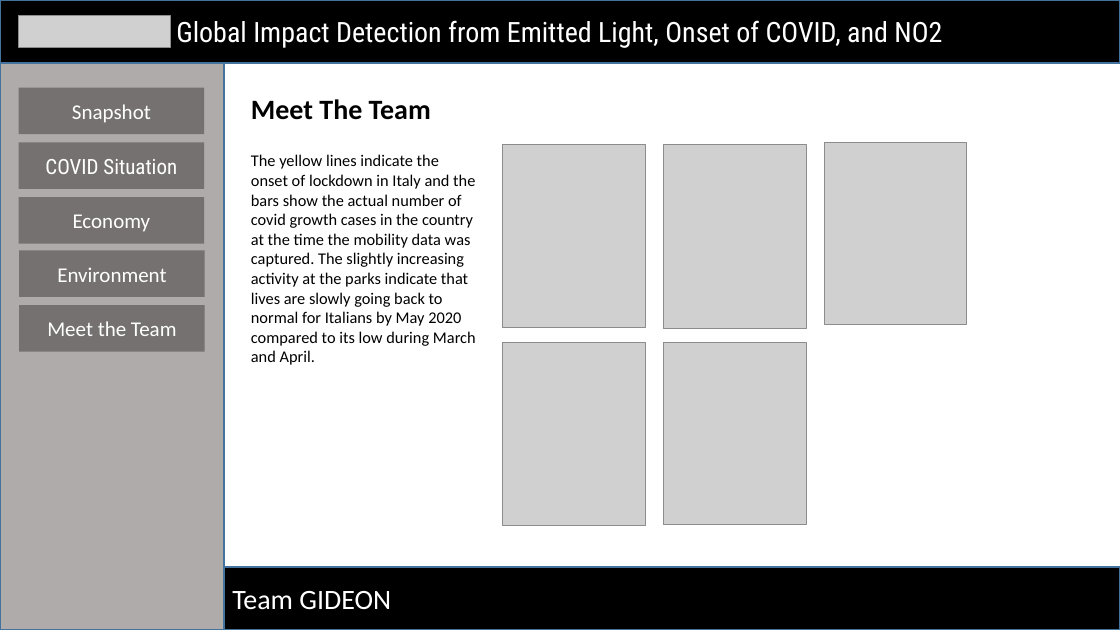
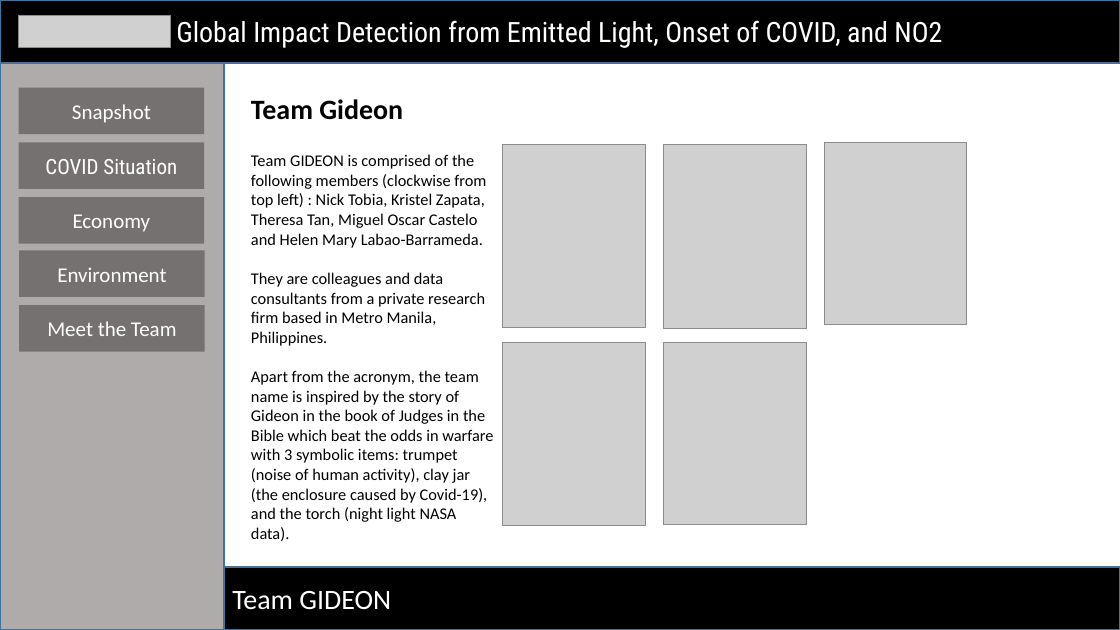
Before and after one commit to docligot/gqueers_space_apps, a slide deck: slide 5 of 5-slide-requirement_GIDEON.pptx. Drawn at 1120x630 pixels with LibreOffice and Linux fonts; fonts in the diff are those of the drawing; grey boxes stand for pictures. Boxes give left, top, right and bottom in pixels: in the first picture for what was removed or moved away, otherwise in the second. Text is boxed around its words. In the diff, an @@ line names an element or a change of style, - is before the commit and + after.

```diff
--- a/5-slide-requirement_GIDEON.pptx
+++ b/5-slide-requirement_GIDEON.pptx
@@ text at [251,99,403,120]: text changed @@
-Meet The Team
+Team Gideon
@@ text at [251,154,493,541]: text changed @@
-The yellow lines indicate the onset of lockdown in Italy and the bars show the actual number of covid growth cases in the country at the time the mobility data was captured. The slightly increasing activity at the parks indicate that lives are slowly going back to normal for Italians by May 2020 compared to its low during March and April.
+Team GIDEON is comprised of the following members (clockwise from top left) : Nick Tobia, Kristel Zapata, Theresa Tan, Miguel Oscar Castelo and Helen Mary Labao-Barrameda.
+They are colleagues and data consultants from a private research firm based in Metro Manila, Philippines.
+Apart from the acronym, the team name is inspired by the story of Gideon in the book of Judges in the Bible which beat the odds in warfare with 3 symbolic items: trumpet (noise of human activity), clay jar (the enclosure caused by Covid-19), and the torch (night light NASA data).
```
Also in this commit, not shown: 4 other slides changed.
